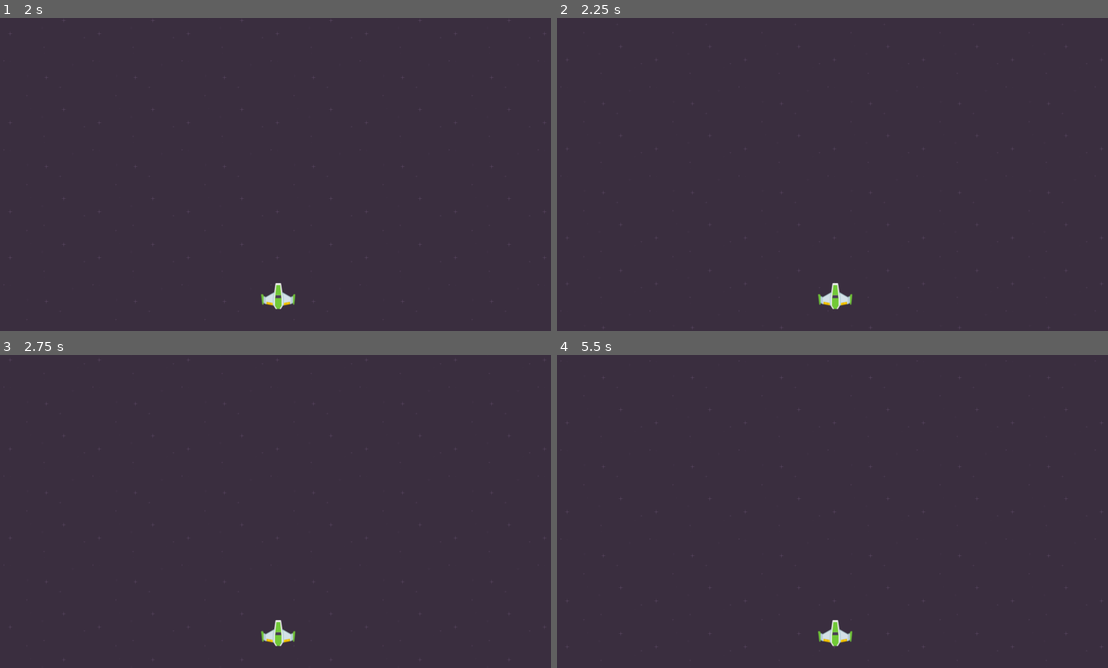
Above: before the commit, frames 1-4 (two rows, left to right).
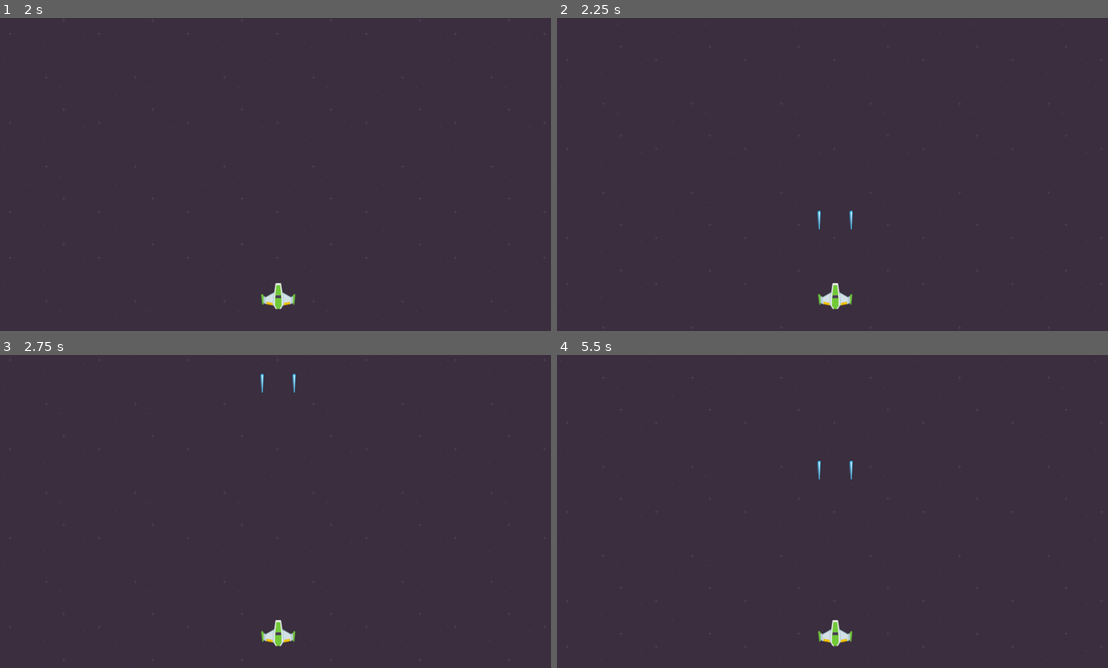
Above: after the commit, the same moments.

Repository: stur86/godot-kenney-examples
Game: Godot game, scene res://main_scene.tscn
Two runs of this game, one before a commit and one after it. Both use one fixed random seed, a clock stepped at 60 frames per second and the inputs below. The project has no main scene, so this scene is started directly.
Inputs:
- Up to frame 1 (2 s): tap Enter at 0.5 s
- Up to frame 2 (2.25 s): tap Space at 2 s
- Up to frame 3 (2.75 s): no input
- Up to frame 4 (5.5 s): tap Enter at 3.5 s; tap Space at 5 s

Frame 1 is identical in both runs. In frame 2, less than 0.1% of the frame differs, in the area x 47-54%, y 61-68%; in frame 3, less than 0.1%; in frame 4, less than 0.1%.

Commit message:
Added lasers

Diff:
--- a/Galactic Invaders/main_scene.tscn
+++ b/Galactic Invaders/main_scene.tscn
@@ -1,7 +1,8 @@
-[gd_scene load_steps=7 format=3 uid="uid://dmcrk6u1jm1wk"]
+[gd_scene load_steps=8 format=3 uid="uid://dmcrk6u1jm1wk"]
 
 [ext_resource type="Texture2D" uid="uid://cw41w1djx7lxs" path="res://KenneySpaceShooterRedux/Backgrounds/darkPurple.png" id="1_p8b4e"]
 [ext_resource type="Texture2D" uid="uid://hay08tm711ev" path="res://KenneySpaceShooterRedux/PNG/playerShip1_green.png" id="2_65fnk"]
+[ext_resource type="PackedScene" uid="uid://clvg3q88qthia" path="res://objects/player_laser/PlayerLaser.tscn" id="2_kpc0q"]
 
 [sub_resource type="GDScript" id="GDScript_jry5q"]
 script/source = "extends ParallaxBackground
@@ -26,6 +27,7 @@
 
 @export var speed = 700.0
 @export var fire_reload = 0.3
+@export var bullet_base: PackedScene
 
 var reload_time = 0.0
 
@@ -46,8 +48,18 @@
 		reload_time = move_toward(reload_time, 0.0, delta)
 
 func fire_gun():
-	print(\"FIRE!\")
 
+	# We instantiate two bullets; the nodes LeftGun and RightGun
+	# control the firing positions
+
+	var bl = bullet_base.instantiate()
+	var br = bullet_base.instantiate()
+
+	add_sibling(bl)
+	add_sibling(br)
+
+	bl.global_position = $LeftGun.global_position
+	br.global_position = $RightGun.global_position
 "
 
 [sub_resource type="RectangleShape2D" id="RectangleShape2D_wmvxm"]
@@ -62,7 +74,7 @@
 script = SubResource("GDScript_jry5q")
 
 [node name="ParallaxLayer" type="ParallaxLayer" parent="ParallaxBackground"]
-motion_mirroring = Vector2(1600, 900)
+motion_mirroring = Vector2(0, 900)
 
 [node name="TextureRect" type="TextureRect" parent="ParallaxBackground/ParallaxLayer"]
 offset_right = 1600.0
@@ -72,7 +84,9 @@
 
 [node name="PlayerShip" type="CharacterBody2D" parent="."]
 position = Vector2(800, 800)
+collision_mask = 12
 script = SubResource("GDScript_2x3sk")
+bullet_base = ExtResource("2_kpc0q")
 
 [node name="PlayerSprite" type="Sprite2D" parent="PlayerShip"]
 texture = ExtResource("2_65fnk")
@@ -80,6 +94,12 @@
 [node name="CollisionShape2D" type="CollisionShape2D" parent="PlayerShip"]
 position = Vector2(0, 10)
 shape = SubResource("RectangleShape2D_wmvxm")
+
+[node name="RightGun" type="Node2D" parent="PlayerShip"]
+position = Vector2(46, -2)
+
+[node name="LeftGun" type="Node2D" parent="PlayerShip"]
+position = Vector2(-46, -2)
 
 [node name="EdgeRight" type="StaticBody2D" parent="."]
 position = Vector2(1600, 800)
--- /dev/null
+++ b/Galactic Invaders/objects/player_laser/PlayerLaser.gd
@@ -0,0 +1,9 @@
+extends CharacterBody2D
+
+const speed = 1000.0
+
+func _physics_process(delta):
+	# The bullet always moves upwards at fixed speed;
+	# once outside the screen, the VisibilityNotifier will destroy it
+	# (see the screen_exited signal, which is connected to queue_free)
+	var coll = move_and_collide(Vector2.UP*speed*delta)
--- /dev/null
+++ b/Galactic Invaders/objects/player_laser/PlayerLaser.tscn
@@ -0,0 +1,25 @@
+[gd_scene load_steps=4 format=3 uid="uid://clvg3q88qthia"]
+
+[ext_resource type="Script" path="res://objects/player_laser/PlayerLaser.gd" id="1_ii163"]
+[ext_resource type="Texture2D" uid="uid://dcw2ry101k8qn" path="res://KenneySpaceShooterRedux/PNG/Lasers/laserBlue01.png" id="1_sfqd2"]
+
+[sub_resource type="CircleShape2D" id="CircleShape2D_gbnjf"]
+radius = 5.0
+
+[node name="PlayerLaser" type="CharacterBody2D"]
+z_index = -1
+collision_layer = 2
+collision_mask = 4
+script = ExtResource("1_ii163")
+
+[node name="Sprite2D" type="Sprite2D" parent="."]
+texture = ExtResource("1_sfqd2")
+
+[node name="CollisionShape2D" type="CollisionShape2D" parent="."]
+position = Vector2(0, -22)
+shape = SubResource("CircleShape2D_gbnjf")
+
+[node name="VisibilityNotifier" type="VisibleOnScreenNotifier2D" parent="."]
+rect = Rect2(-10, -30, 20, 70)
+
+[connection signal="screen_exited" from="VisibilityNotifier" to="." method="queue_free"]
--- a/Galactic Invaders/project.godot
+++ b/Galactic Invaders/project.godot
@@ -39,3 +39,10 @@
 , Object(InputEventJoypadMotion,"resource_local_to_scene":false,"resource_name":"","device":-1,"axis":5,"axis_value":1.0,"script":null)
 ]
 }
+
+[layer_names]
+
+2d_physics/layer_1="Player"
+2d_physics/layer_2="PlayerBullets"
+2d_physics/layer_3="Enemies"
+2d_physics/layer_4="EnemyBullets"
